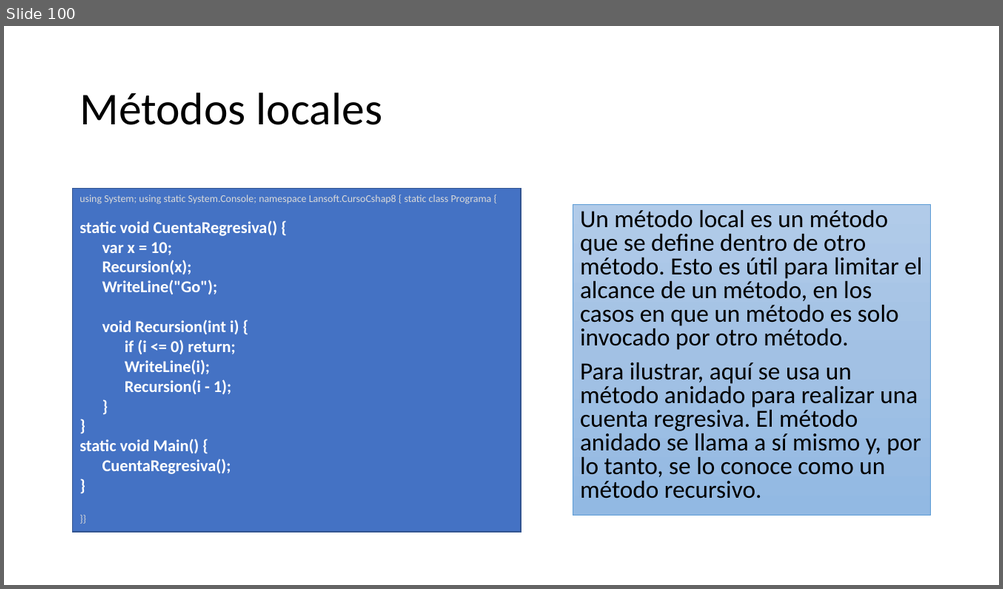
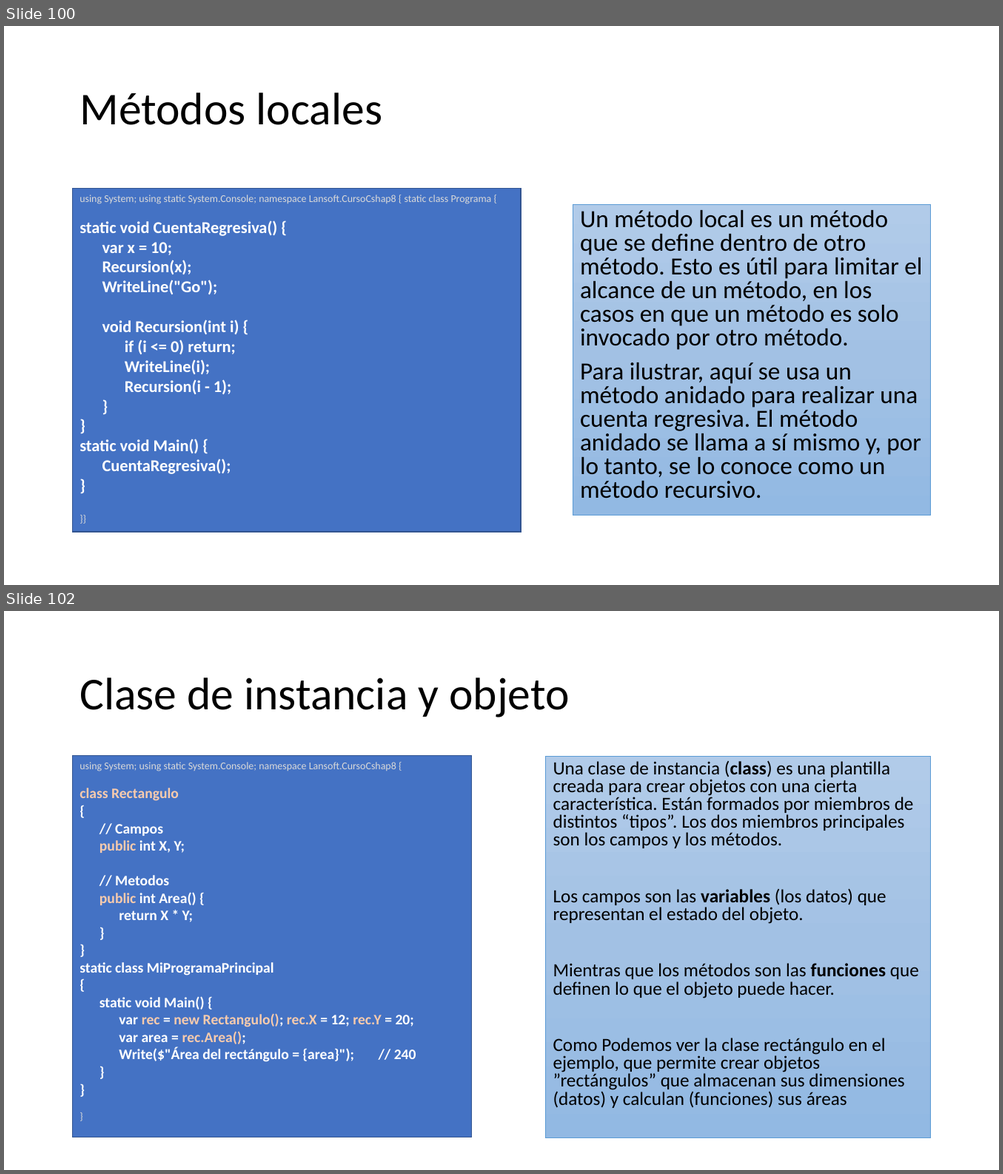
Before and after one commit to AlbertOsinaga/CursoCSharp__8, a slide deck: CSharpQuickReferencia.pptx. Shown one above the other, each under a label of ours: slide 100 before the commit, slides 100 and 102 after it; the slides between them are not shown. The pictures are 1003x589 and 1003x1174 pixels, drawn with LibreOffice and Linux fonts; fonts in the diff are those of the drawing. Boxes give left, top, right and bottom in pixels: in the first picture for what was removed or moved away, otherwise in the second. Text is boxed around its words. In the diff, an @@ line names an element or a change of style, - is before the commit and + after.

```diff
--- a/CSharpQuickReferencia.pptx
+++ b/CSharpQuickReferencia.pptx
@@ slide 102 added at [4,611,999,1170], background #FFFFFF @@
@@ title added at [79,678,569,718], 44 pt, text #000000 @@
+Clase de instancia y objeto
@@ rectangle added at [73,756,472,1138], fill #4472C4, outline #325491 1 pt, 14 pt, text #FFFFFF, bold @@
+using System; using static System.Console; namespace Lansoft.CursoCshap8 {
+class Rectangulo
+{
+// Campos
+public int X, Y;
+// Metodos
+public int Area() {
+return X * Y;
+}
+}
+static class MiProgramaPrincipal
+{
+static void Main() {
+var rec = new Rectangulo(); rec.X = 12; rec.Y = 20;
+var area = rec.Area();
+Write($"Área del rectángulo = {area}"); // 240
+}
+}
+}
@@ text added at [546,757,930,1139], fill gradient #B1CBE9 to #A3C1E5 to #93B9E4, outline #5B9BD5 0.5 pt, 18 pt, text #000000 @@
+Una clase de instancia (class) es una plantilla creada para crear objetos con una cierta característica. Están formados por miembros de distintos “tipos”. Los dos miembros principales son los campos y los métodos.
+Los campos son las variables (los datos) que representan el estado del objeto.
+Mientras que los métodos son las funciones que definen lo que el objeto puede hacer.
+Como Podemos ver la clase rectángulo en el ejemplo, que permite crear objetos ”rectángulos” que almacenan sus dimensiones (datos) y calculan (funciones) sus áreas
```
Also in this commit, not shown: 10 other slides added, 1 other file.
